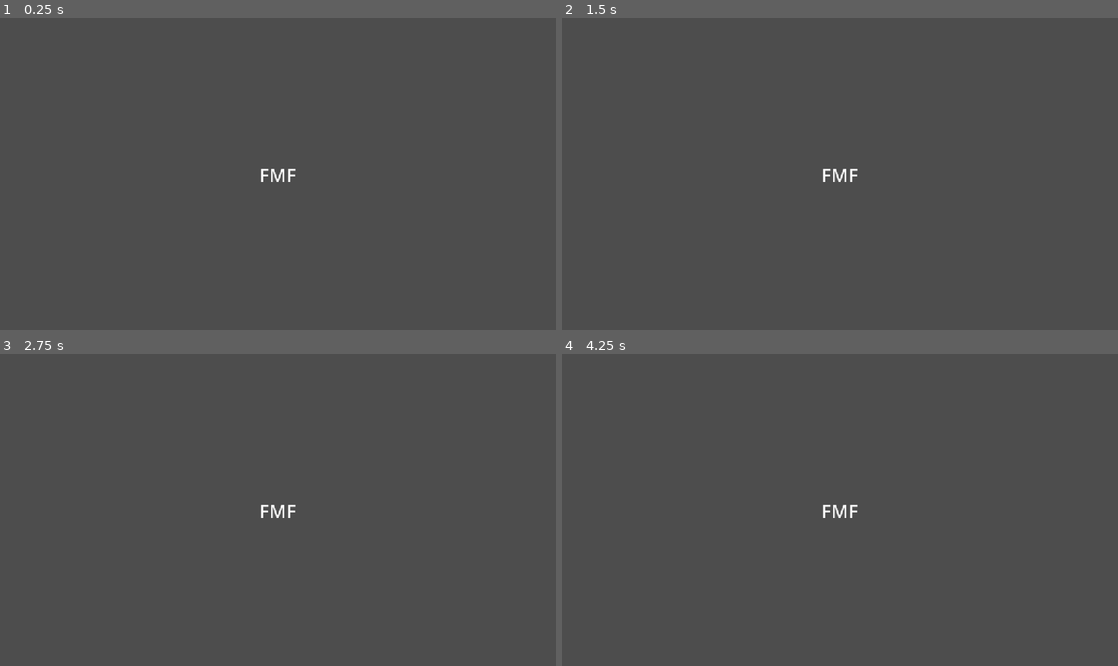
Above: before the commit, frames 1-4 (two rows, left to right).
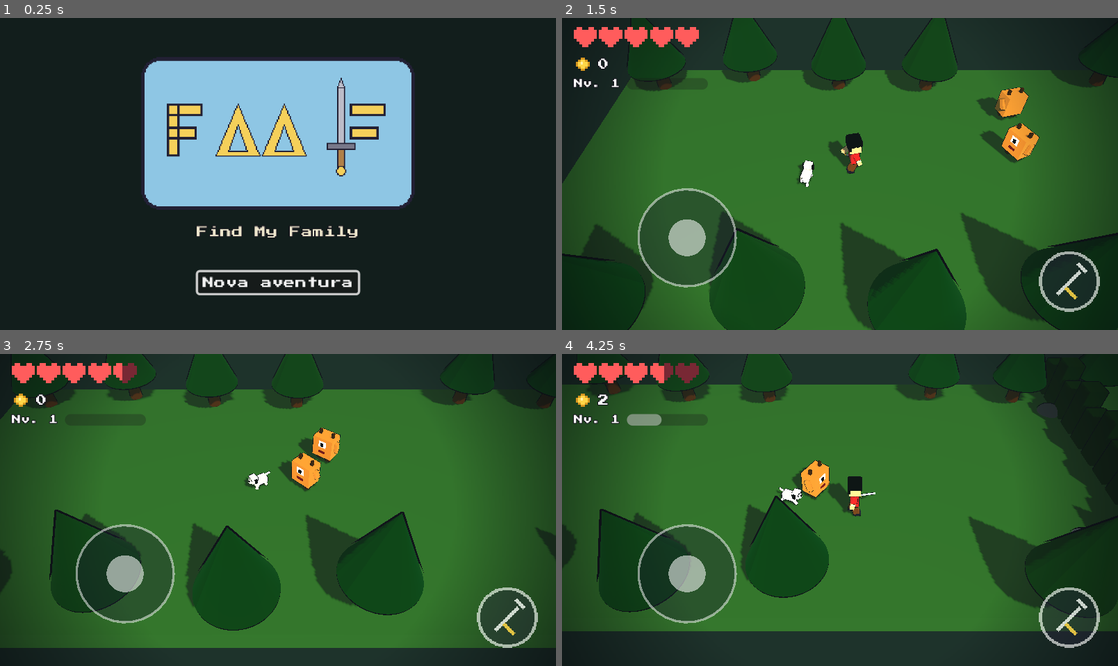
Above: after the commit, the same moments.

Repository: jorgediasdsg/fmf
Game: Godot game, scene res://src/ui/title_screen.tscn
The game is run twice, just before and just after one commit, with the same random seed, the same clock (stepped at 60 frames per second) and the same inputs.
Inputs (mouse positions are in pixels of both pictures, inside the frame that each line leads up to):
- Up to frame 1 (0.25 s): no input
- Up to frame 2 (1.5 s): click (840, 283) at 0.5 s, where only the run after the commit has a clickable "Nova aventura"; move the mouse to (962, 158) at 1.27 s; hold D (move_right) from 1.28 s (still down); tap J (attack) at 1.35 s; click (962, 158) at 1.42 s
- Up to frame 3 (2.75 s): tap Space (jump) at 1.52 s; release D (move_right) at 2 s; drag from (166, 525) to (250, 572) at 2.02 s
- Up to frame 4 (4.25 s): move the mouse to (895, 441) at 2.77 s; hold D (move_right) 2.78-3.5 s; tap J (attack) at 2.85 s; drag from (812, 572) to (673, 463) at 3.52 s

The runs differ from the first frame. In frame 1, 100% of the frame differs, in the area x 0-100%, y 0-100%; in frame 2, 100%; in frame 3, 100%; in frame 4, 100%.

Commit message:
feat: tela de título com logo FMF, Continuar/Nova aventura com confirmação de save
Co-Authored-By: Claude Fable 5 <noreply@anthropic.com>

Diff:
--- /dev/null
+++ b/src/ui/title_screen.gd
@@ -0,0 +1,38 @@
+extends Control
+## Título: logo FMF, "Continuar" (se houver save) e "Nova aventura"
+## (com confirmação se for apagar um save existente).
+
+const PHASE_1 := "res://src/levels3d/phase_1.tscn"
+
+var _confirming := false
+
+@onready var continue_btn: Button = $Center/Box/Continue
+@onready var new_btn: Button = $Center/Box/NewGame
+
+
+func _ready() -> void:
+	GameState.load_save()
+	var has_save := not GameState.phases_done.is_empty() or GameState.coins > 0 \
+		or GameState.level > 1 or GameState.xp > 0
+	continue_btn.visible = has_save
+	continue_btn.pressed.connect(_start)
+	new_btn.pressed.connect(_on_new_game)
+	if has_save:
+		continue_btn.grab_focus()
+	else:
+		new_btn.grab_focus()
+
+
+func _on_new_game() -> void:
+	var has_save := continue_btn.visible
+	if has_save and not _confirming:
+		_confirming = true
+		new_btn.text = "Apagar o save e recomeçar?"
+		return
+	GameState._apply_defaults()
+	GameState.save()
+	_start()
+
+
+func _start() -> void:
+	get_tree().change_scene_to_file(PHASE_1)
--- a/src/ui/title_screen.tscn
+++ b/src/ui/title_screen.tscn
@@ -1,21 +1,69 @@
-[gd_scene format=3]
+[gd_scene load_steps=5 format=3]
+
+[ext_resource type="Script" path="res://src/ui/title_screen.gd" id="1"]
+[ext_resource type="Texture2D" path="res://assets/sprites/logo_fmf.png" id="2"]
+[ext_resource type="FontFile" path="res://assets/fonts/PressStart2P-Regular.ttf" id="3"]
+
+[sub_resource type="Gradient" id="grad"]
+offsets = PackedFloat32Array(0, 1)
+colors = PackedColorArray(0.09, 0.16, 0.14, 1, 0.03, 0.06, 0.08, 1)
 
 [node name="TitleScreen" type="Control"]
 layout_mode = 3
 anchors_preset = 15
 anchor_right = 1.0
 anchor_bottom = 1.0
+script = ExtResource("1")
 
-[node name="Label" type="Label" parent="."]
+[node name="Bg" type="ColorRect" parent="."]
 layout_mode = 1
-anchors_preset = 8
-anchor_left = 0.5
-anchor_top = 0.5
-anchor_right = 0.5
-anchor_bottom = 0.5
-offset_left = -40.0
-offset_top = -10.0
-offset_right = 40.0
-offset_bottom = 10.0
-text = "FMF"
+anchors_preset = 15
+anchor_right = 1.0
+anchor_bottom = 1.0
+color = Color(0.07, 0.12, 0.11, 1)
+
+[node name="Center" type="CenterContainer" parent="."]
+layout_mode = 1
+anchors_preset = 15
+anchor_right = 1.0
+anchor_bottom = 1.0
+
+[node name="Box" type="VBoxContainer" parent="Center"]
+layout_mode = 2
+theme_override_constants/separation = 12
+
+[node name="Logo" type="TextureRect" parent="Center/Box"]
+layout_mode = 2
+custom_minimum_size = Vector2(240, 136)
+texture = ExtResource("2")
+expand_mode = 1
+stretch_mode = 5
+texture_filter = 1
+
+[node name="Subtitle" type="Label" parent="Center/Box"]
+layout_mode = 2
+text = "Find My Family"
 horizontal_alignment = 1
+theme_override_fonts/font = ExtResource("3")
+theme_override_font_sizes/font_size = 10
+theme_override_colors/font_color = Color(0.93, 0.9, 0.8, 1)
+theme_override_colors/font_outline_color = Color(0.07, 0.06, 0.1, 1)
+theme_override_constants/outline_size = 3
+
+[node name="Spacer" type="Control" parent="Center/Box"]
+layout_mode = 2
+custom_minimum_size = Vector2(0, 6)
+
+[node name="Continue" type="Button" parent="Center/Box"]
+layout_mode = 2
+size_flags_horizontal = 4
+text = "Continuar"
+theme_override_fonts/font = ExtResource("3")
+theme_override_font_sizes/font_size = 10
+
+[node name="NewGame" type="Button" parent="Center/Box"]
+layout_mode = 2
+size_flags_horizontal = 4
+text = "Nova aventura"
+theme_override_fonts/font = ExtResource("3")
+theme_override_font_sizes/font_size = 10
